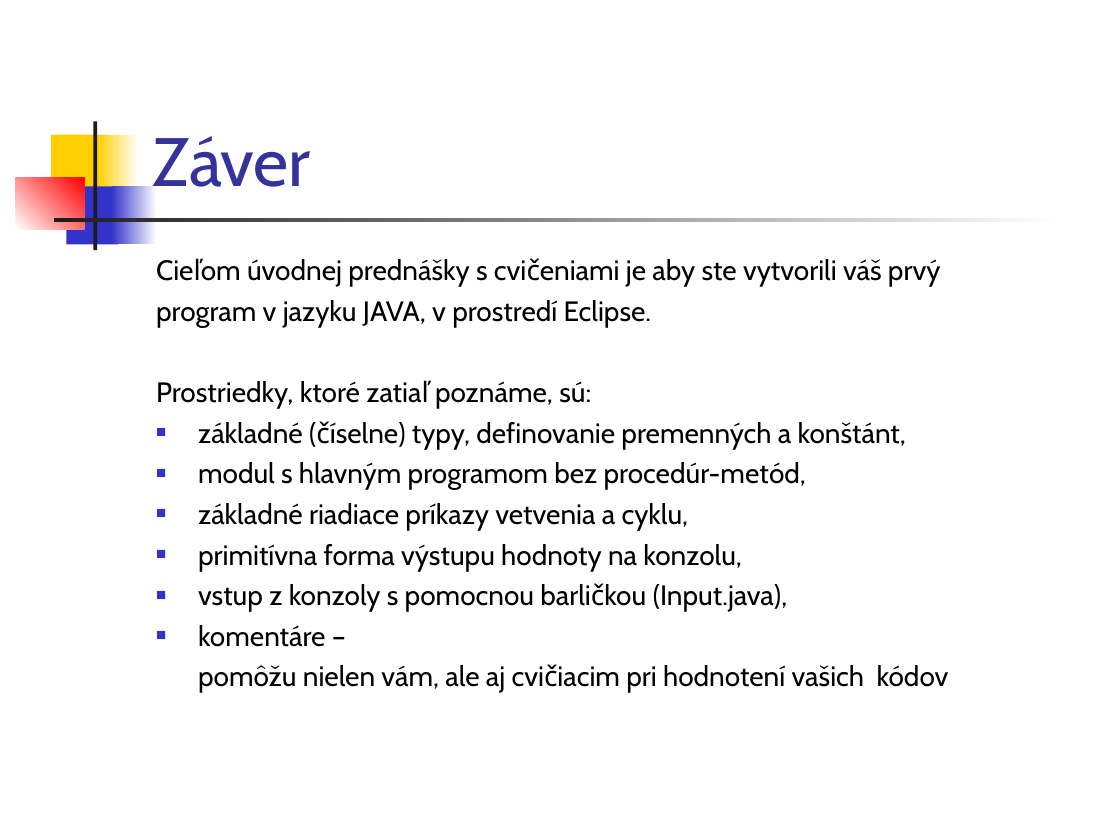
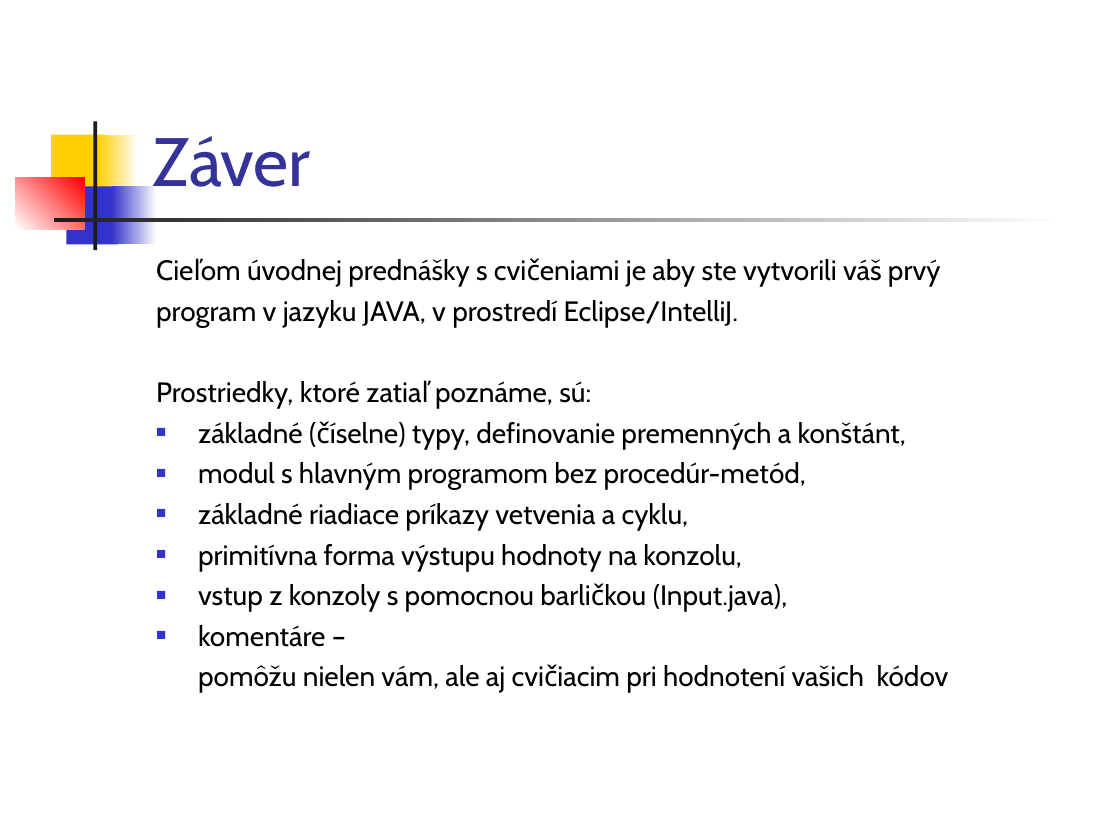
Before and after one commit to Programovanie4/Prednasky, a slide deck: slide 52 of 01/01_java.ppt (slide 50 before the commit). Drawn at 1120x840 pixels with LibreOffice and Linux fonts; fonts in the diff are those of the drawing. Boxes give left, top, right and bottom in pixels: in the first picture for what was removed or moved away, otherwise in the second. Text is boxed around its words. In the diff, an @@ line names an element or a change of style, - is before the commit and + after.

```diff
--- a/01/01_java.ppt
+++ b/01/01_java.ppt
@@ text at box(156, 300, 738, 327): text changed @@
-program v jazyku JAVA, v prostredí Eclipse.
+program v jazyku JAVA, v prostredí Eclipse/IntelliJ.
```
Also in this commit, not shown: 8 other slides changed, 3 slides added, 1 other file.
